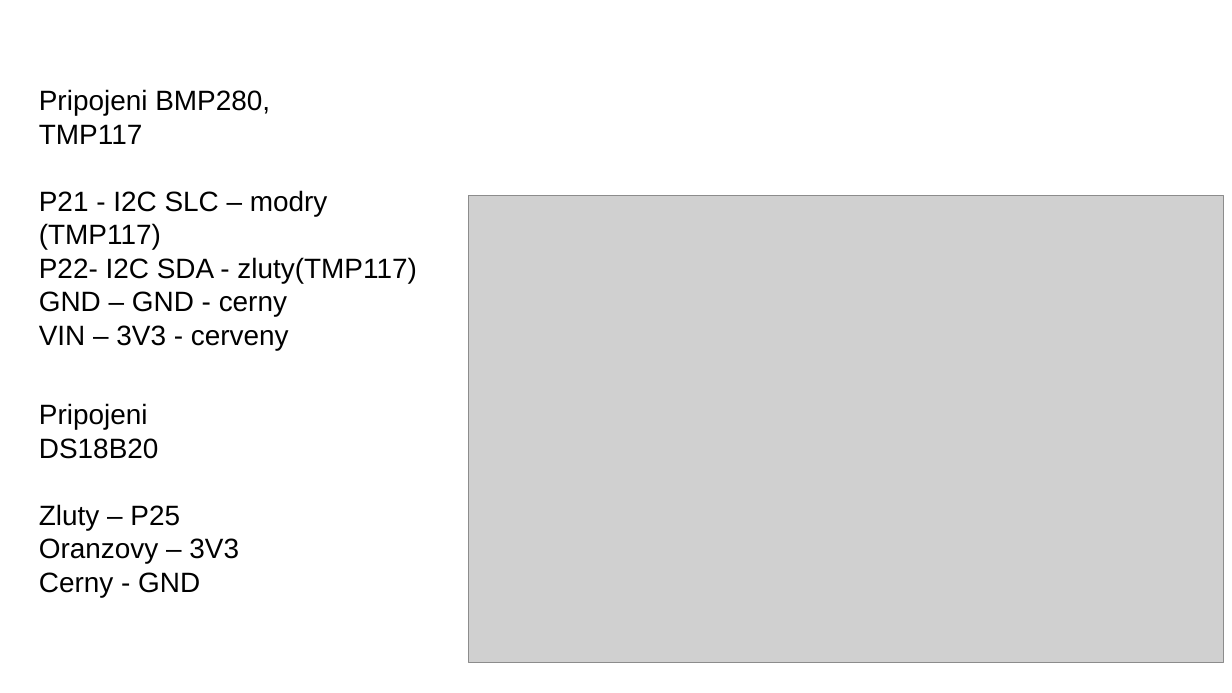
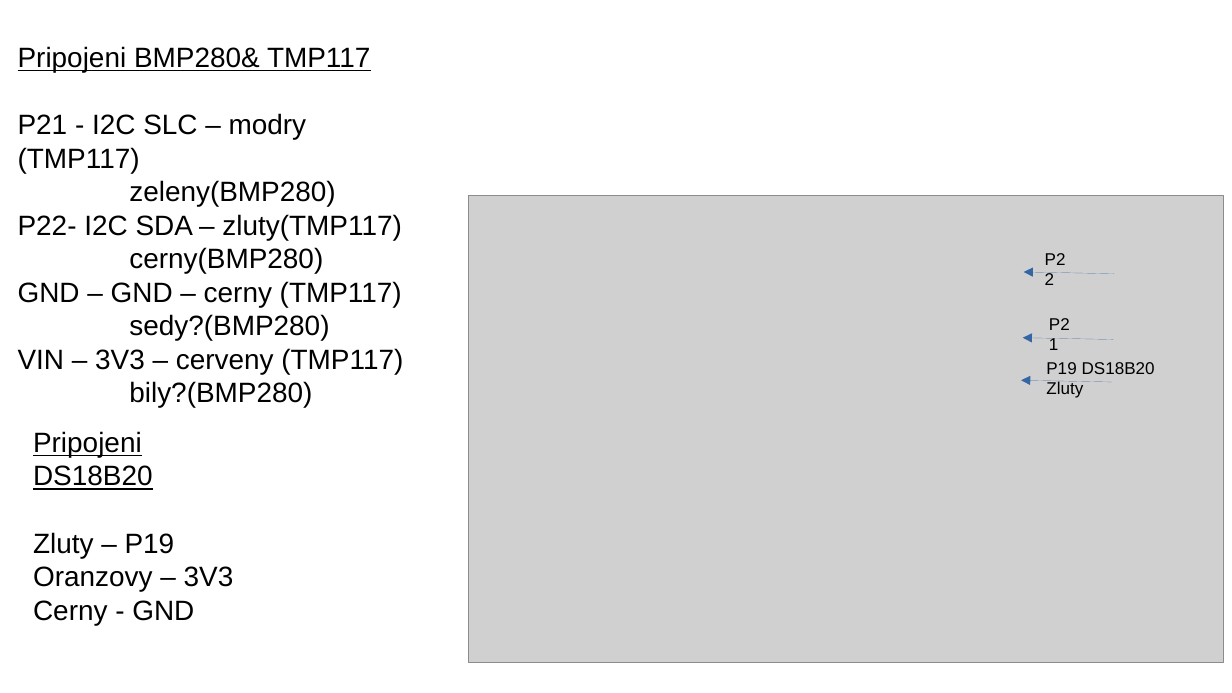
Before and after one commit to penizekr/TMP117_teplomer, a slide deck: slide 1 of ESP32_venkovni_teplomer_tmp117_ThingSpeak/ESP32_venkovni_teplomer_tmp117_ThingSpeak.pptx. Drawn at 1232x693 pixels with LibreOffice and Linux fonts; fonts in the diff are those of the drawing; grey boxes stand for pictures. Boxes give left, top, right and bottom in pixels: in the first picture for what was removed or moved away, otherwise in the second. Text is boxed around its words. In the diff, an @@ line names an element or a change of style, - is before the commit and + after.

```diff
--- a/ESP32_venkovni_teplomer_tmp117_ThingSpeak/ESP32_venkovni_teplomer_tmp117_ThingSpeak.pptx
+++ b/ESP32_venkovni_teplomer_tmp117_ThingSpeak/ESP32_venkovni_teplomer_tmp117_ThingSpeak.pptx
@@ text "Pripojeni BMP280& TMP117": place and size @@
-text "Pripojeni BMP280& TMP117" at bbox=[39, 89, 416, 350]
+text "Pripojeni BMP280& TMP117" at bbox=[18, 46, 403, 408]
@@ text at bbox=[18, 46, 370, 72]: text changed @@
-Pripojeni BMP280,
-TMP117
+Pripojeni BMP280& TMP117
@@ text at bbox=[18, 180, 403, 408]: text changed @@
-P22- I2C SDA - zluty(TMP117)
-GND – GND - cerny
-VIN – 3V3 - cerveny
+zeleny(BMP280)
+P22- I2C SDA – zluty(TMP117)
+cerny(BMP280)
+GND – GND – cerny (TMP117)
+sedy?(BMP280)
+VIN – 3V3 – cerveny (TMP117)
+bily?(BMP280)
@@ text added at bbox=[1034, 243, 1087, 273], 11 pt, text #000000 @@
+P22
@@ arrow added from (1115, 274) to (1024, 272), #3465A4 0 pt @@
@@ text added at bbox=[1039, 307, 1091, 338], 11 pt, text #000000 @@
+P21
@@ arrow added from (1113, 340) to (1023, 338), #3465A4 0 pt @@
@@ arrow added from (1112, 382) to (1022, 380), #3465A4 0 pt @@
@@ text added at bbox=[1046, 362, 1155, 398], 11 pt, text #000000 @@
+P19 DS18B20 Zluty
@@ text "Pripojeni DS18B20": place and size @@
-text "Pripojeni DS18B20" at bbox=[39, 403, 239, 597]
+text "Pripojeni DS18B20" at bbox=[33, 431, 234, 625]
@@ text at bbox=[33, 431, 153, 490]: underline on in "Pripojeni DS18B20" @@
@@ text at bbox=[33, 532, 175, 558]: text changed @@
-Zluty – P25
+Zluty – P19
```
Also in this commit, not shown: 1 slide added.
